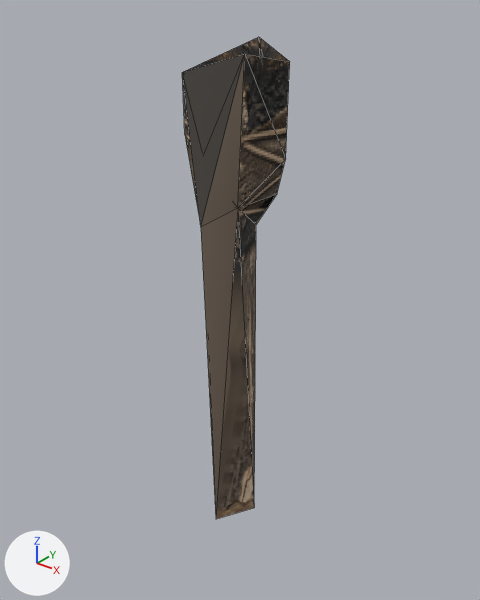
Before and after pictures for a commit that changed the glTF model assets/models/utileria/objeto/antorcha.glb.
One viewpoint serves both versions: a 50 mm camera at (0.403, -0.499, 0.538) aimed at (-0.016, 0.024, 0.213). Arrows for +X, +Y and +Z are at lower left; the lights stay in place. The older version comes first. Mesh edges are drawn as thin lines. Vertices at exactly the same position are counted once.

Names of what the first picture shows: 'utileria.objeto.antorcha'.
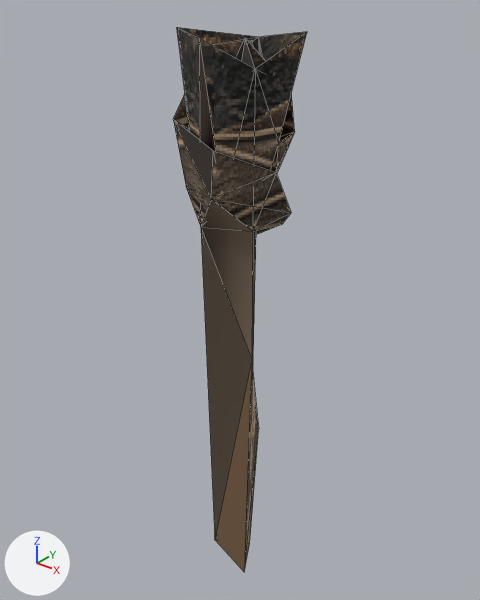
The edits, one by one:
me_utileria_objeto_antorcha is used by ob_utileria_objeto_antorcha; location (0.0, 0.0, 0.0).
me_utileria_objeto_antorcha had 16 vertices, 35 faces and spanned x -0.059..0.05, y -0.035..0.058, z -0.091..0.485.
me_utileria_objeto_antorcha now has 46 vertices, 107 faces and spans x -0.066..0.058, y -0.056..0.07, z -0.159..0.496.
Part 1, on me_utileria_objeto_antorcha:
14 vertices are removed from x -0.059..0.05, y -0.035..0.058, z -0.091..0.48.
35 faces are deleted.
44 vertices are added at x -0.066..0.058, y -0.056..0.07, z -0.159..0.496.
107 new faces join them.

Changed parts and their boxes [x1, y1, x2, y2] in the pictures (480 x 600 px):
'utileria.objeto.antorcha', reshaped (24% wider, 13% taller)
    before: [182, 37, 290, 519]
    after: [173, 27, 307, 571]
